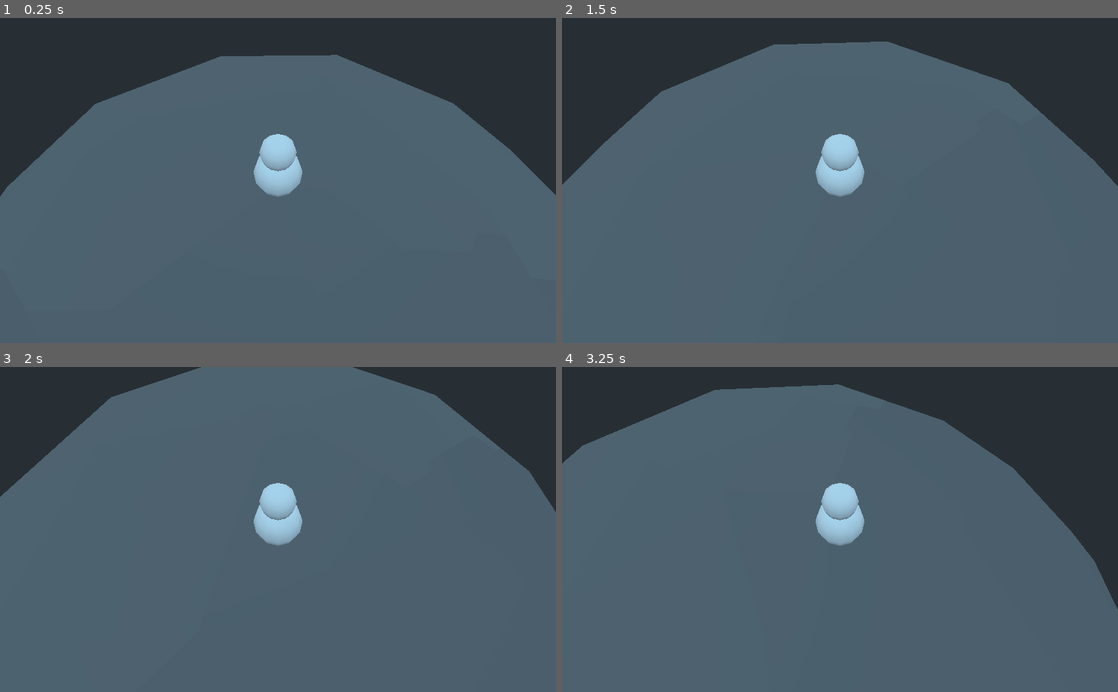
Above: before the commit, frames 1-4 (two rows, left to right).
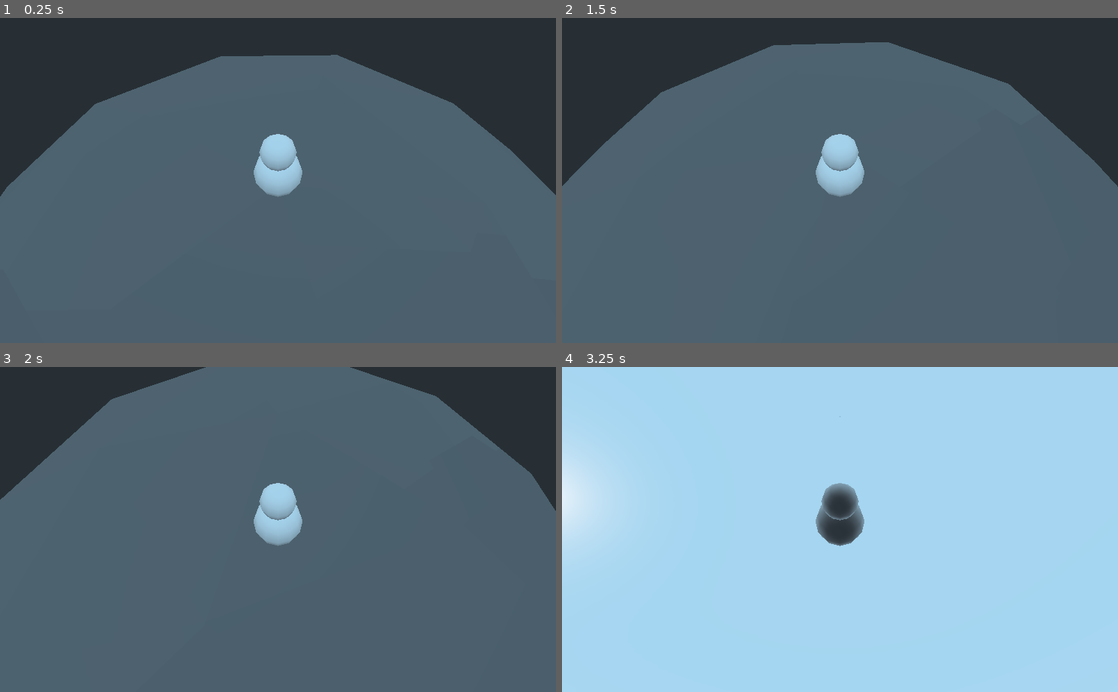
Above: after the commit, the same moments.

Repository: Psychopomp-Party/LunarLeap
Game: Godot game, scene res://game/scenes/Play.tscn
The game is run twice, just before and just after one commit, with the same random seed, the same clock (stepped at 60 frames per second) and the same inputs. This scene is started directly instead of the project's main scene.
Inputs:
- Up to frame 1 (0.25 s): no input
- Up to frame 2 (1.5 s): tap Enter at 0.5 s; hold D (player_move_right) 0.53-1.28 s; hold S (player_move_down) from 1.28 s (still down)
- Up to frame 3 (2 s): keep holding S (player_move_down)
- Up to frame 4 (3.25 s): release S (player_move_down) at 2.03 s; hold D (player_move_right) 2.03-2.78 s; hold W (player_move_up) from 2.78 s (still down)

Frame 1 is identical in both runs. In frame 2, 0.2% of the frame differs, in the area x 0-100%, y 7-52%; in frame 3, 0.4%; in frame 4, 100%, in the area x 0-100%, y 0-100%.

Commit message:
Incomplete and buggy sphere walking

Diff:
--- a/game/scenes/Play.tscn
+++ b/game/scenes/Play.tscn
@@ -51,6 +51,7 @@
 space_override = 3
 gravity_point = true
 gravity_vec = Vector3( 0, 0, 0 )
+gravity = 2.0
 priority = 100.0
 
 [node name="CollisionShape" type="CollisionShape" parent="GravityModifier"]
--- a/game/scripts/Player.gd
+++ b/game/scripts/Player.gd
@@ -1,8 +1,9 @@
 extends KinematicBody
 
+onready var gravity_area = self.get_parent().get_node("GravityModifier")
 onready var camera = self.get_node("Camera")
 onready var moon = self.get_parent().get_node("Moon")
-onready var moon_direction = self.translation.direction_to(moon.translation)
+onready var moon_direction = self.global_transform.origin.direction_to(moon.global_transform.origin)
 
 # movement variables
 var should_move_left = false
@@ -11,6 +12,7 @@
 var should_move_backward = false
 
 func _ready():
+	self.translation
 	pass
 
 func _physics_process(delta):
@@ -26,7 +28,7 @@
 	#if (self.rotation != old_rotation):
 	#	print("Pointed rotation: ", (moon.translation - self.translation).normalized())
 
-	moon_direction = self.translation.direction_to(moon.translation)
+	#moon_direction = self.translation.direction_to(moon.to_global(moon.translation))
 	#self.transform.basis.y = -moon_direction
 
 	#if (moon_direction.cross(self.transform.basis.y).normalized() != Vector3(0, 0, 0)):
@@ -37,27 +39,26 @@
 	#self.transform = self.transform.orthonormalized()
 
 	# 'gravity'
-	self.move_and_collide((moon.translation - self.translation).normalized(), true, true, false)
+	moon_direction = self.global_transform.origin.direction_to(moon.global_transform.origin)
+	self.move_and_collide(moon_direction * delta * gravity_area.gravity, true, true, false)
 	#self.rotate(self.transform.basis.x, moon_direction.x)
 
 	# keep updating movement while button is pressed
 	if (should_move_left):
-		print(">  ", self.rotation.dot(moon_direction))
-		print(">> ", self.transform.basis.y.cross(moon_direction).normalized())
 		#self.move_and_slide(Vector3(-10, 0, 0), -moon_direction, false, 8, 0.667, true)
 		self.rotate(self.transform.basis.y, 0.015)
 	if (should_move_right):
-		print(">  ", self.rotation.dot(moon_direction))
-		print(">> ", self.rotation.cross(moon_direction).normalized())
 		#self.move_and_slide(Vector3(10, 0, 0), -moon_direction, false, 8, 0.667, true)
 		self.rotate(self.transform.basis.y, -0.015)
 	if (should_move_forward):
-		print(">  ", self.rotation.dot(moon_direction))
-		print(">> ", self.rotation.cross(moon_direction).normalized())
-		self.move_and_slide(-self.transform.basis.z * 10, -moon_direction, false, 8, 0.667, true)
+		print("down: ", -self.transform.basis.y)
+		print("moon: ", moon_direction)
+		print("diff: ", (-self.transform.basis.y).angle_to(moon_direction))
+		self.move_and_slide(-self.global_transform.basis.z * 10, self.global_transform.basis.y, false, 8, 0.667, true)
+		moon_direction = self.global_transform.origin.direction_to(moon.global_transform.origin)
+		self.rotate(self.transform.basis.x, -(-self.transform.basis.y).angle_to(moon_direction))
+		self.transform = self.transform.orthonormalized()
 	if (should_move_backward):
-		print(">  ", self.rotation.dot(moon_direction))
-		print(">> ", self.rotation.cross(moon_direction).normalized())
 		self.move_and_slide(self.transform.basis.z * 10, -moon_direction, false, 8, 0.667, true)
 
 	# set whether the player should move when a button is pressed
